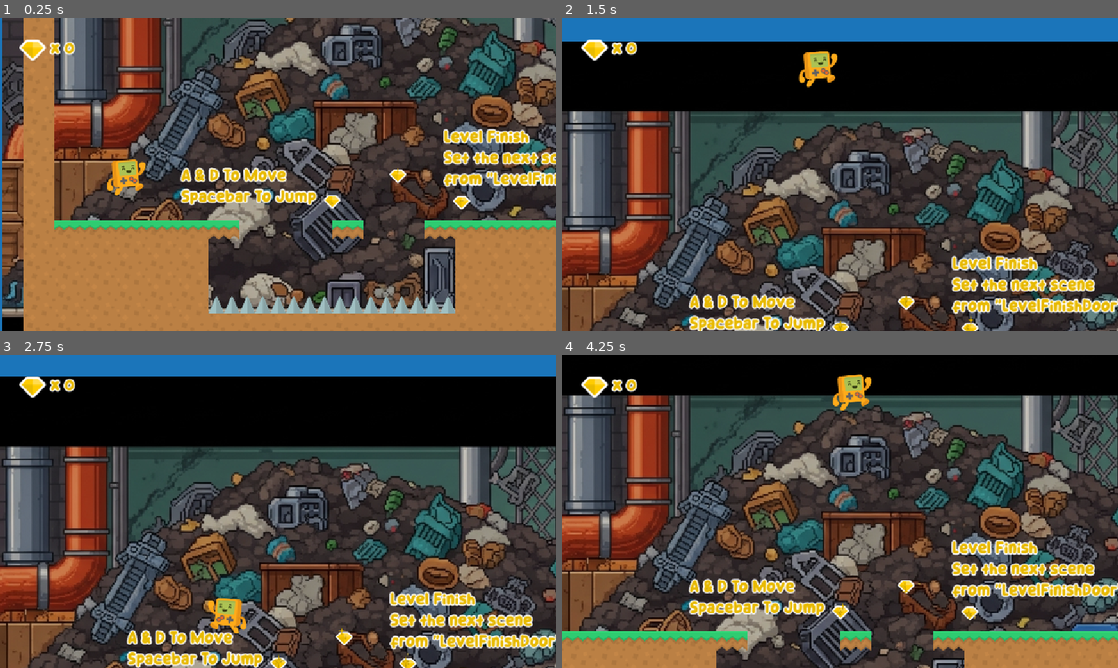
Above: before the commit, frames 1-4 (two rows, left to right).
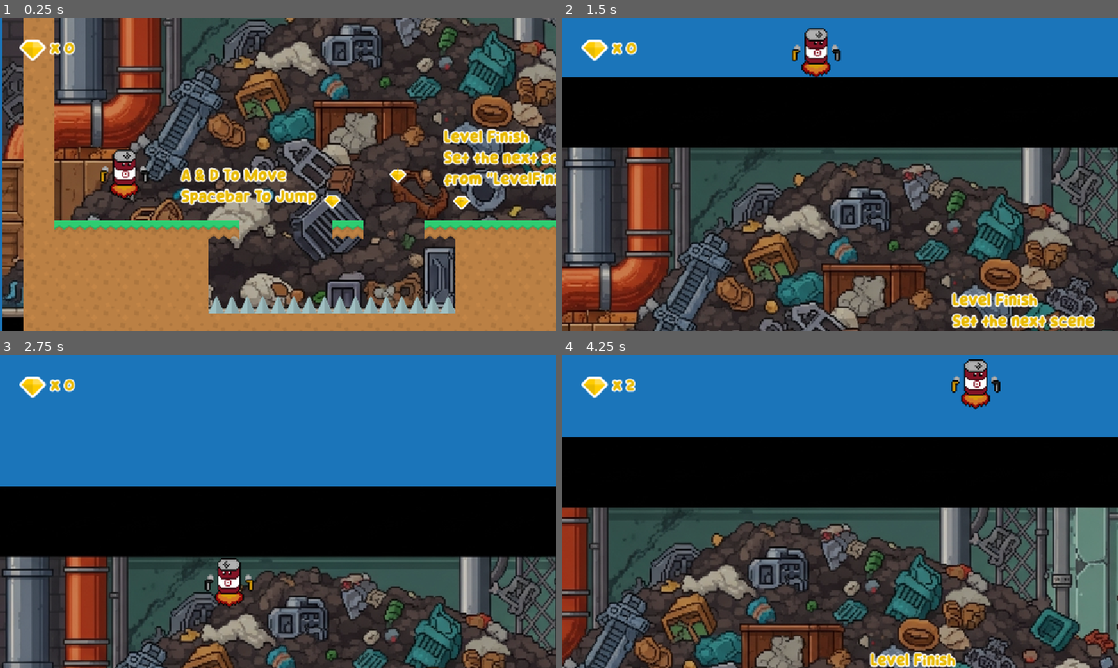
Above: after the commit, the same moments.

Repository: pumipat-ju/projectgame2d
Game: Godot game, scene res://Scenes/Levels/Level_01.tscn
Same seed, same stepped clock (60 frames per second), same inputs: the game is played once before the commit and once after it.
Inputs:
- Up to frame 1 (0.25 s): no input
- Up to frame 2 (1.5 s): hold D (Right) from 0.53 s (still down); tap Space (Jump) at 0.6, 0.77, 1.07, 1.35 s
- Up to frame 3 (2.75 s): tap Space (Jump) at 1.52, 1.82, 2.1 s; release D (Right) at 2.03 s; hold A (Left) from 2.03 s (still down)
- Up to frame 4 (4.25 s): release A (Left) at 2.78 s; hold D (Right) from 2.78 s (still down); tap Space (Jump) at 2.85, 3.02, 3.32, 3.6, 3.77, 4.07 s

The runs differ from the first frame. In frame 1, 0.8% of the frame differs, in the area x 18-27%, y 42-58%; in frame 2, 65%; in frame 3, 86%; in frame 4, 91%, in the area x 0-100%, y 0-100%.

Commit message:
double jump + add Blue

Diff:
--- a/projectgame2d/Scenes/Levels/Level_01.tscn
+++ b/projectgame2d/Scenes/Levels/Level_01.tscn
@@ -2,7 +2,7 @@
 
 [ext_resource type="PackedScene" uid="uid://cyti38f0lagf2" path="res://Scenes/Prefabs/LevelFinishDoor.tscn" id="1_oqkjg"]
 [ext_resource type="PackedScene" uid="uid://bjb3dx2x4bocm" path="res://Scenes/Levels/Level_02.tscn" id="2_0ac5u"]
-[ext_resource type="PackedScene" uid="uid://w7m6tehvvy3g" path="res://Scenes/Prefabs/player.tscn" id="2_pay8t"]
+[ext_resource type="PackedScene" uid="uid://w7m6tehvvy3g" path="res://Scenes/Prefabs/Red.tscn" id="2_pay8t"]
 [ext_resource type="PackedScene" uid="uid://bfmh3fm2de78o" path="res://Scenes/Prefabs/Coin.tscn" id="3_rrh80"]
 [ext_resource type="Script" uid="uid://cb1as4sjmni7s" path="res://Scripts/GameManager.gd" id="4_vgfkr"]
 [ext_resource type="Texture2D" uid="uid://jaegp53ccc7w" path="res://Assets/Spritesheet/platformPack_tilesheet.png" id="5_wqbaa"]
--- a/projectgame2d/Scenes/Levels/Level_02.tscn
+++ b/projectgame2d/Scenes/Levels/Level_02.tscn
@@ -1,6 +1,6 @@
 [gd_scene load_steps=12 format=3 uid="uid://bjb3dx2x4bocm"]
 
-[ext_resource type="PackedScene" uid="uid://w7m6tehvvy3g" path="res://Scenes/Prefabs/player.tscn" id="2_lpo2y"]
+[ext_resource type="PackedScene" uid="uid://w7m6tehvvy3g" path="res://Scenes/Prefabs/Red.tscn" id="2_lpo2y"]
 [ext_resource type="PackedScene" uid="uid://bfmh3fm2de78o" path="res://Scenes/Prefabs/Coin.tscn" id="3_nht2m"]
 [ext_resource type="Script" uid="uid://cb1as4sjmni7s" path="res://Scripts/GameManager.gd" id="4_ndpt4"]
 [ext_resource type="Texture2D" uid="uid://jaegp53ccc7w" path="res://Assets/Spritesheet/platformPack_tilesheet.png" id="5_8107p"]
--- a/projectgame2d/Scenes/Prefabs/player.tscn
+++ b/projectgame2d/Scenes/Prefabs/Red.tscn
@@ -1,30 +1,21 @@
 [gd_scene load_steps=13 format=3 uid="uid://w7m6tehvvy3g"]
 
-[ext_resource type="Script" uid="uid://bwb4bg70o281y" path="res://Scripts/player.gd" id="1_qt7d6"]
-[ext_resource type="Texture2D" uid="uid://cbss87b7xk5lc" path="res://Assets/Spritesheet/platformerPack_character.png" id="2_q0cxm"]
+[ext_resource type="Script" uid="uid://bwb4bg70o281y" path="res://Scripts/Red.gd" id="1_qt7d6"]
+[ext_resource type="Texture2D" uid="uid://b10fsskdsfwub" path="res://MainCharacter/Red/RedIdle1.png" id="2_ak25i"]
 [ext_resource type="Texture2D" uid="uid://dxp77wq60c2rr" path="res://Assets/Textures/CloudTexture.png" id="3_8vxmb"]
-
-[sub_resource type="AtlasTexture" id="AtlasTexture_57bci"]
-atlas = ExtResource("2_q0cxm")
-region = Rect2(0, 0, 96, 96)
-
-[sub_resource type="AtlasTexture" id="AtlasTexture_y2um1"]
-atlas = ExtResource("2_q0cxm")
-region = Rect2(96, 0, 96, 96)
-
-[sub_resource type="AtlasTexture" id="AtlasTexture_cjvmv"]
-atlas = ExtResource("2_q0cxm")
-region = Rect2(192, 0, 96, 96)
-
-[sub_resource type="AtlasTexture" id="AtlasTexture_k3yh2"]
-atlas = ExtResource("2_q0cxm")
-region = Rect2(288, 0, 96, 96)
+[ext_resource type="Texture2D" uid="uid://h3j5w0uff0qx" path="res://MainCharacter/Red/RedIdle2.png" id="3_fdt7q"]
+[ext_resource type="Texture2D" uid="uid://cqpajeev7k1rx" path="res://MainCharacter/Red/RedJump.png" id="4_k7ict"]
+[ext_resource type="Texture2D" uid="uid://qrdjfxsj1rys" path="res://MainCharacter/Red/Redwalk1.png" id="5_68wta"]
+[ext_resource type="Texture2D" uid="uid://crwoar3qcr5gg" path="res://MainCharacter/Red/Redwalk2.png" id="6_b8ttq"]
 
 [sub_resource type="SpriteFrames" id="SpriteFrames_4nss6"]
 animations = [{
 "frames": [{
 "duration": 1.0,
-"texture": SubResource("AtlasTexture_57bci")
+"texture": ExtResource("2_ak25i")
+}, {
+"duration": 1.0,
+"texture": ExtResource("3_fdt7q")
 }],
 "loop": true,
 "name": &"Idle",
@@ -32,7 +23,7 @@
 }, {
 "frames": [{
 "duration": 1.0,
-"texture": SubResource("AtlasTexture_y2um1")
+"texture": ExtResource("4_k7ict")
 }],
 "loop": true,
 "name": &"Jump",
@@ -40,10 +31,10 @@
 }, {
 "frames": [{
 "duration": 1.0,
-"texture": SubResource("AtlasTexture_cjvmv")
+"texture": ExtResource("5_68wta")
 }, {
 "duration": 1.0,
-"texture": SubResource("AtlasTexture_k3yh2")
+"texture": ExtResource("6_b8ttq")
 }],
 "loop": true,
 "name": &"Walk",
@@ -51,11 +42,11 @@
 }]
 
 [sub_resource type="CapsuleShape2D" id="CapsuleShape2D_n4sts"]
-radius = 27.0
-height = 66.0
+radius = 25.0
+height = 92.0
 
 [sub_resource type="RectangleShape2D" id="RectangleShape2D_tvbjh"]
-size = Vector2(58, 69)
+size = Vector2(58, 88.5)
 
 [sub_resource type="Curve" id="Curve_m2jh0"]
 _data = [Vector2(0, 0), 0.0, 0.0, 0, 0, Vector2(0.246032, 1), 0.0, 0.0, 0, 0, Vector2(1, 0), 0.0, 0.0, 0, 0]
@@ -65,30 +56,32 @@
 offsets = PackedFloat32Array(0.25, 1)
 colors = PackedColorArray(1, 1, 1, 1, 0, 0, 0, 0)
 
-[node name="Player" type="CharacterBody2D" groups=["Player"]]
+[node name="Red" type="CharacterBody2D" groups=["Player"]]
 script = ExtResource("1_qt7d6")
+double_jump = true
 
 [node name="AnimatedSprite2D" type="AnimatedSprite2D" parent="."]
+scale = Vector2(1.5, 1.5)
 sprite_frames = SubResource("SpriteFrames_4nss6")
-animation = &"Walk"
+animation = &"Jump"
 
 [node name="CollisionShape2D" type="CollisionShape2D" parent="."]
-position = Vector2(0, 15)
+position = Vector2(-4, -3)
 shape = SubResource("CapsuleShape2D_n4sts")
 
 [node name="Collision" type="Area2D" parent="."]
 
 [node name="CollisionShape2D" type="CollisionShape2D" parent="Collision"]
-position = Vector2(0, 14.5)
+position = Vector2(-2, -2.25)
 shape = SubResource("RectangleShape2D_tvbjh")
 
 [node name="ParticleTrails" type="CPUParticles2D" parent="."]
 position = Vector2(0, 42)
 emitting = false
 amount = 20
+texture = ExtResource("3_8vxmb")
 lifetime = 0.4
 speed_scale = 0.8
-texture = ExtResource("3_8vxmb")
 emission_shape = 1
 emission_sphere_radius = 5.0
 direction = Vector2(0, 0)
Binary file added: projectgame2d/MainCharacter/Blue/BlueIdle1.png
Not shown, added: projectgame2d/MainCharacter/Blue/BlueIdle1.png.import
Binary file added: projectgame2d/MainCharacter/Blue/BlueIdle2.png
Not shown, added: projectgame2d/MainCharacter/Blue/BlueIdle2.png.import
Binary file added: projectgame2d/MainCharacter/Blue/BlueJump.png
Not shown, added: projectgame2d/MainCharacter/Blue/BlueJump.png.import
Binary file added: projectgame2d/MainCharacter/Blue/BlueWalk1.png
Not shown, added: projectgame2d/MainCharacter/Blue/BlueWalk1.png.import
Binary file added: projectgame2d/MainCharacter/Blue/BlueWalk2.png
Not shown, added: projectgame2d/MainCharacter/Blue/BlueWalk2.png.import
Renamed: projectgame2d/Scripts/player.gd -> projectgame2d/Scripts/Red.gd
Renamed: projectgame2d/Scripts/player.gd.uid -> projectgame2d/Scripts/Red.gd.uid
